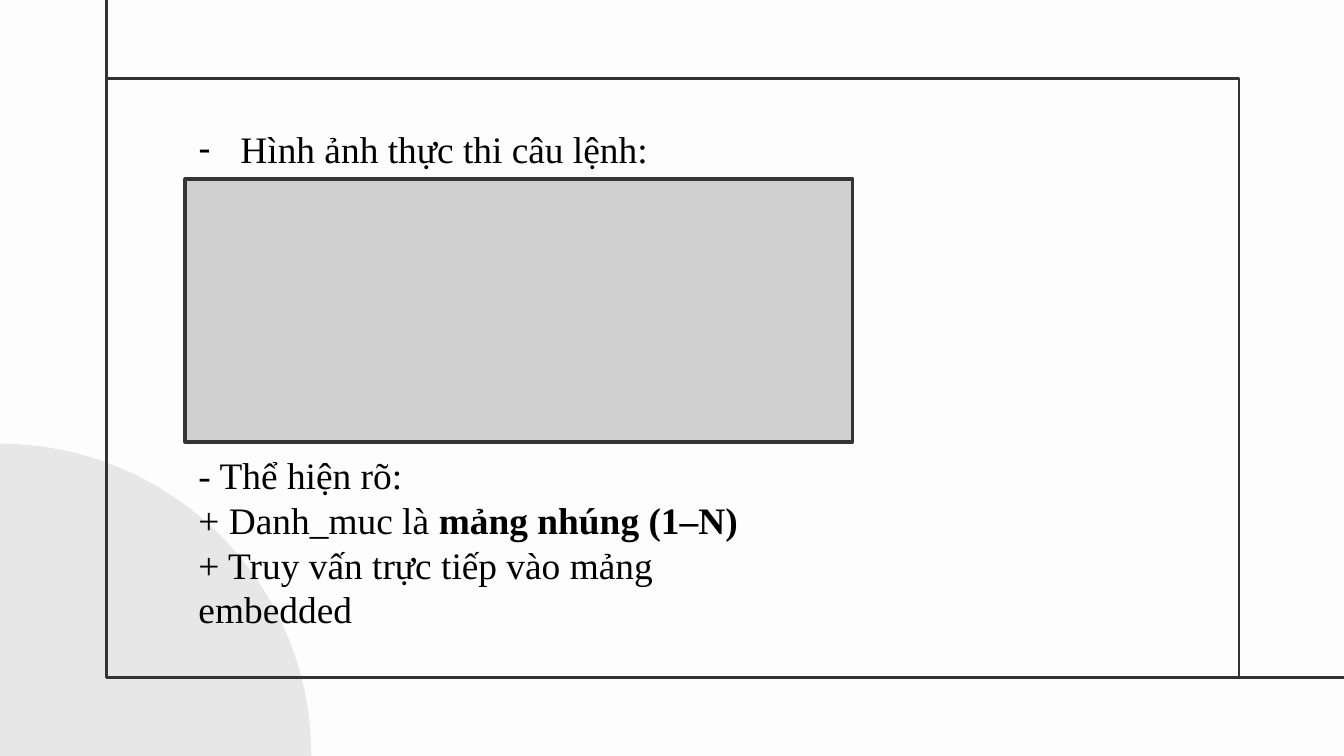
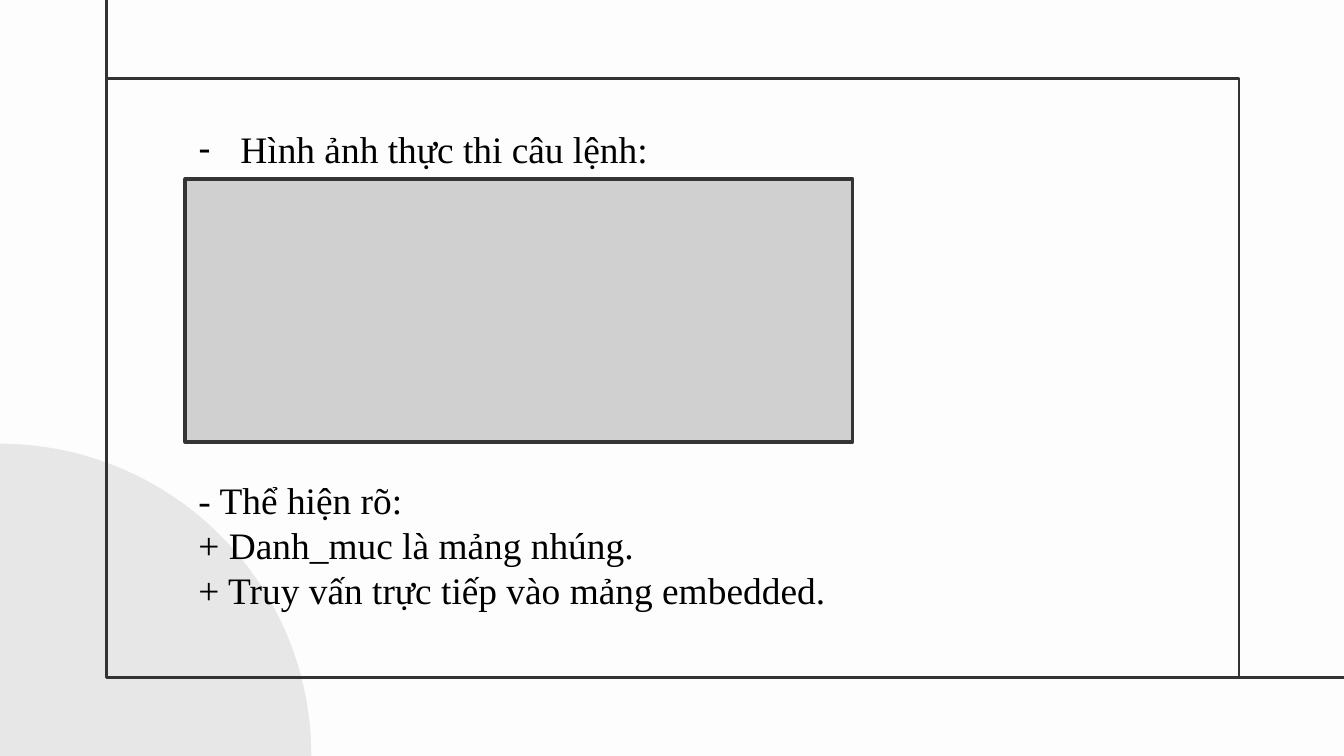
Before and after one commit to tannguyen2k5/csn-da23tta-nguyenduytan-newsblog-mongodb, a slide deck: slide 10 of thesis/abs/slide_thuyet_trinh.pptx. Drawn at 1344x756 pixels with LibreOffice and Linux fonts; fonts in the diff are those of the drawing; grey boxes stand for pictures. Boxes give left, top, right and bottom in pixels: in the first picture for what was removed or moved away, otherwise in the second. Text is boxed around its words. In the diff, an @@ line names an element or a change of style, - is before the commit and + after.

```diff
--- a/thesis/abs/slide_thuyet_trinh.pptx
+++ b/thesis/abs/slide_thuyet_trinh.pptx
@@ text "- Thể hiện rõ:": place and size @@
-text "- Thể hiện rõ:" at box(198, 462, 738, 624)
+text "- Thể hiện rõ:" at box(220, 487, 825, 611)
@@ text at box(228, 533, 825, 611): text changed @@
-+ Danh_muc là mảng nhúng (1–N)
-+ Truy vấn trực tiếp vào mảng embedded
++ Danh_muc là mảng nhúng.
++ Truy vấn trực tiếp vào mảng embedded.
```
Also in this commit, not shown: 10 other slides changed.
